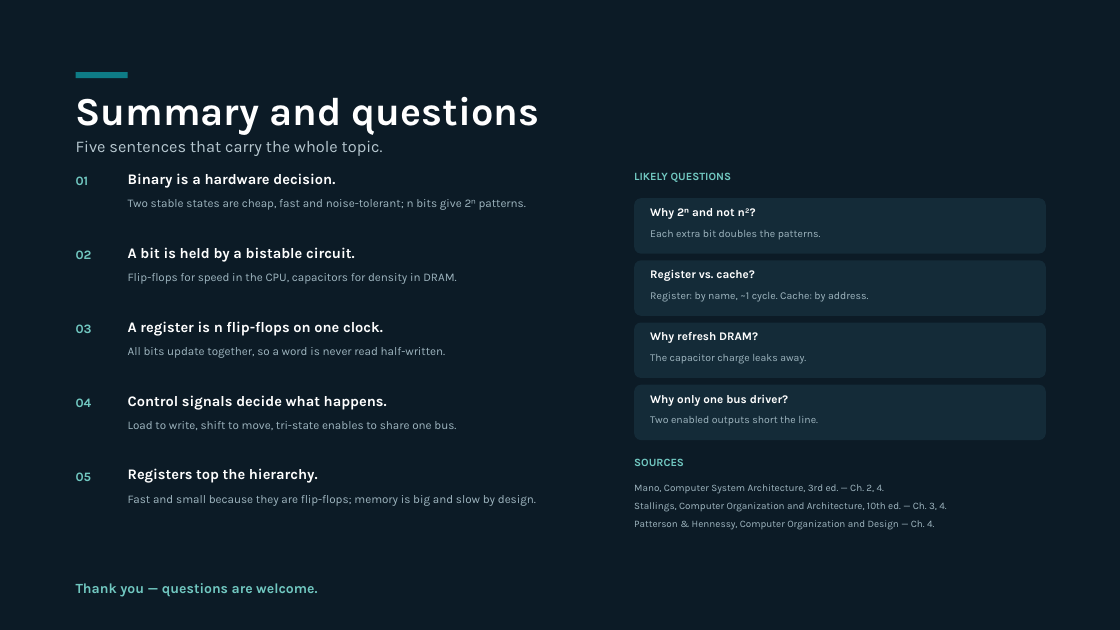
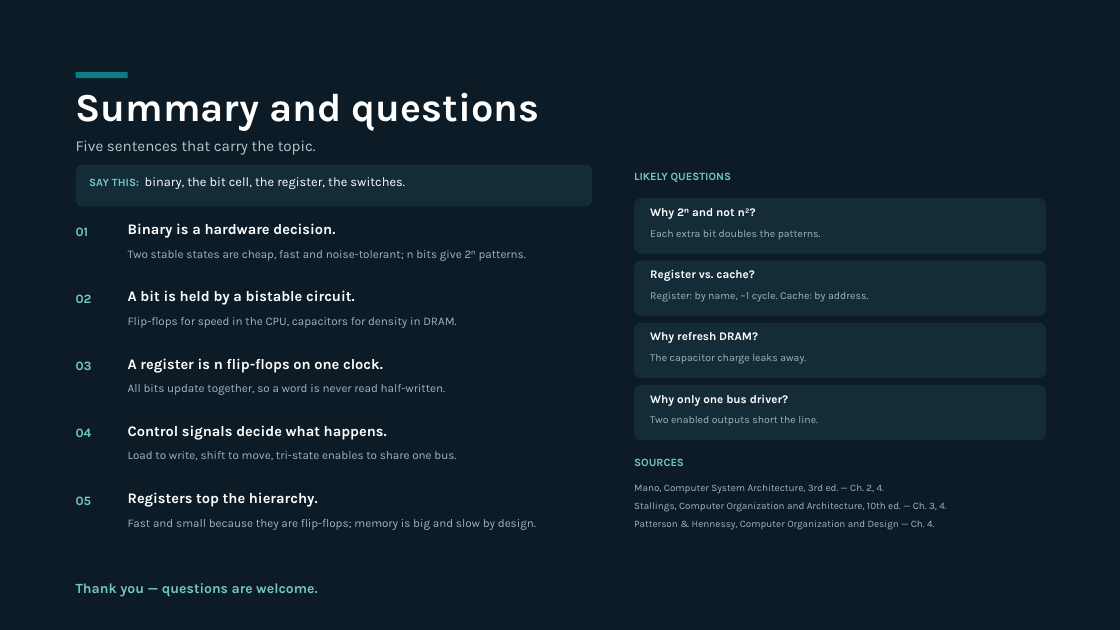
Before and after one commit to abhigyant167/LabNexus, a slide deck: slide 8 of presentations/coa/Binary_Storage_and_Registers_8slides_COA.pptx. Drawn at 1120x630 pixels with LibreOffice and Linux fonts; fonts in the diff are those of the drawing. Boxes give left, top, right and bottom in pixels: in the first picture for what was removed or moved away, otherwise in the second. Text is boxed around its words. In the diff, an @@ line names an element or a change of style, - is before the commit and + after.

```diff
--- a/presentations/coa/Binary_Storage_and_Registers_8slides_COA.pptx
+++ b/presentations/coa/Binary_Storage_and_Registers_8slides_COA.pptx
@@ text "Summary and questions": place and size @@
-text "Summary and questions" at [76,96,539,135]
+text "Summary and questions" at [76,92,539,131]
@@ text at [76,140,316,155]: text changed; size 14 to 13 pt @@
-Five sentences that carry the whole topic.
+Five sentences that carry the topic.
@@ rounded rectangle added at [76,165,592,207], fill #142B38 @@
@@ text added at [89,177,405,189], 11 pt, text #FFFFFF @@
+SAY THIS: binary, the bit cell, the register, the switches.
@@ 3 texts: place and size @@
-3 texts at [76,173,526,210]
+3 texts at [76,223,526,261]
@@ 3 texts: place and size @@
-3 texts at [76,247,456,284]
+3 texts at [76,290,456,328]
@@ 3 texts: place and size @@
-3 texts at [76,321,446,358]
+3 texts at [76,358,446,395]
@@ 3 texts: place and size @@
-3 texts at [76,395,456,430]
+3 texts at [76,425,456,460]
@@ 3 texts: place and size @@
-3 texts at [76,468,536,506]
+3 texts at [76,492,536,530]
```
Also in this commit, not shown: 6 other slides changed, 7 other files.
